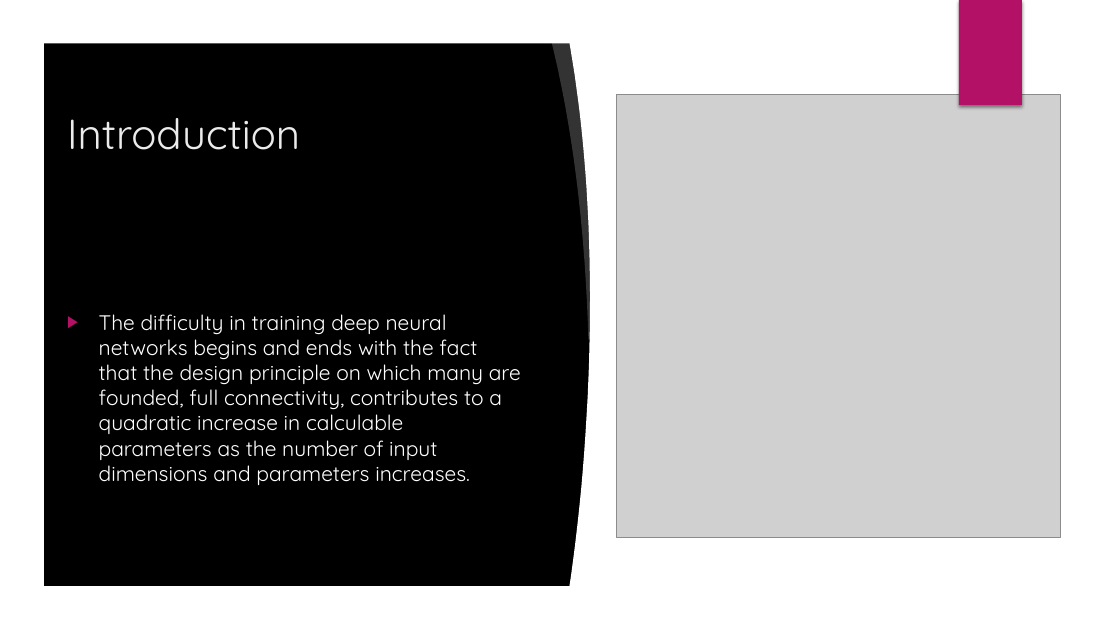
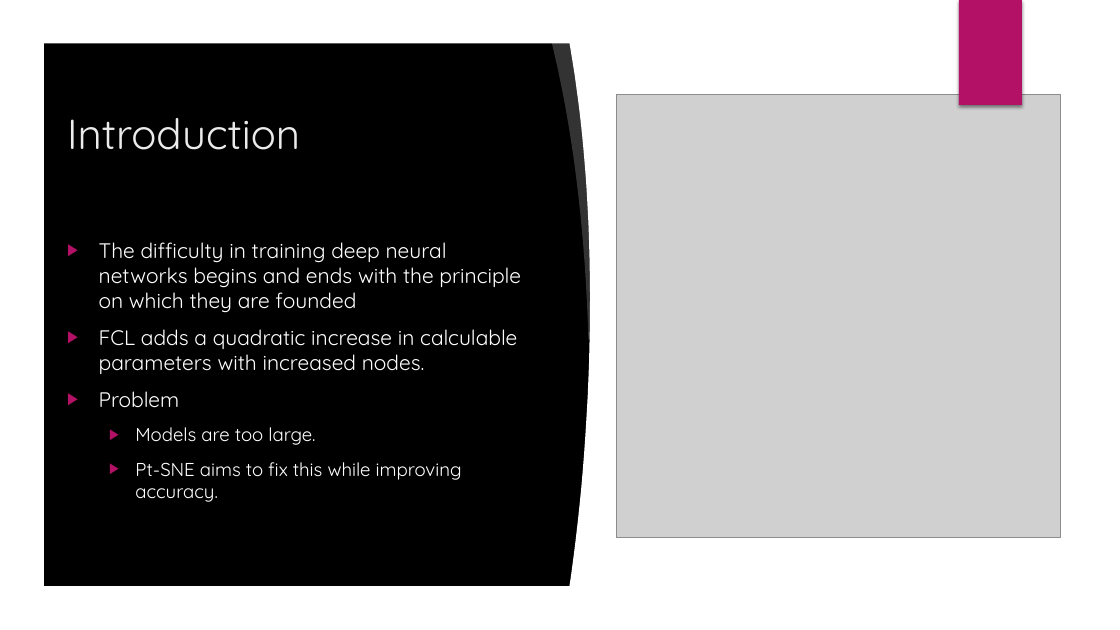
Before and after one commit to realdanielbyrne/tsneGatedMoE, a slide deck: slide 4 of PT-SNE Gated Mixture of Sparse Experts (PT-MoE).pptx. Drawn at 1120x630 pixels with LibreOffice and Linux fonts; fonts in the diff are those of the drawing; grey boxes stand for pictures; background and template pictures are left out. Boxes give left, top, right and bottom in pixels: in the first picture for what was removed or moved away, otherwise in the second. Text is boxed around its words. In the diff, an @@ line names an element or a change of style, - is before the commit and + after.

```diff
--- a/PT-SNE Gated Mixture of Sparse Experts (PT-MoE).pptx
+++ b/PT-SNE Gated Mixture of Sparse Experts (PT-MoE).pptx
@@ text at bbox=[99, 242, 521, 502]: text changed @@
-▶ The difficulty in training deep neural networks begins and ends with the fact that the design principle on which many are founded, full connectivity, contributes to a quadratic increase in calculable parameters as the number of input dimensions and parameters increases.
+▶ The difficulty in training deep neural networks begins and ends with the principle on which they are founded
+▶ FCL adds a quadratic increase in calculable parameters with increased nodes.
+▶ Problem
+  ▶ Models are too large.
+  ▶ Pt-SNE aims to fix this while improving accuracy.
```
Also in this commit, not shown: 1 other slide changed.
